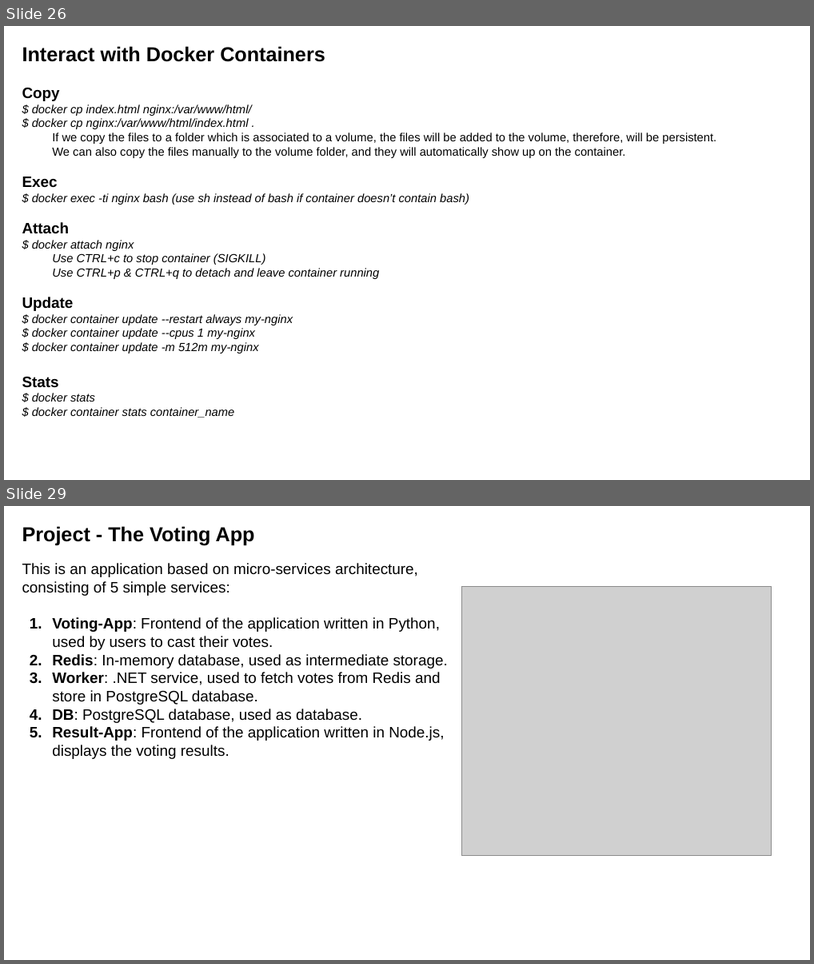
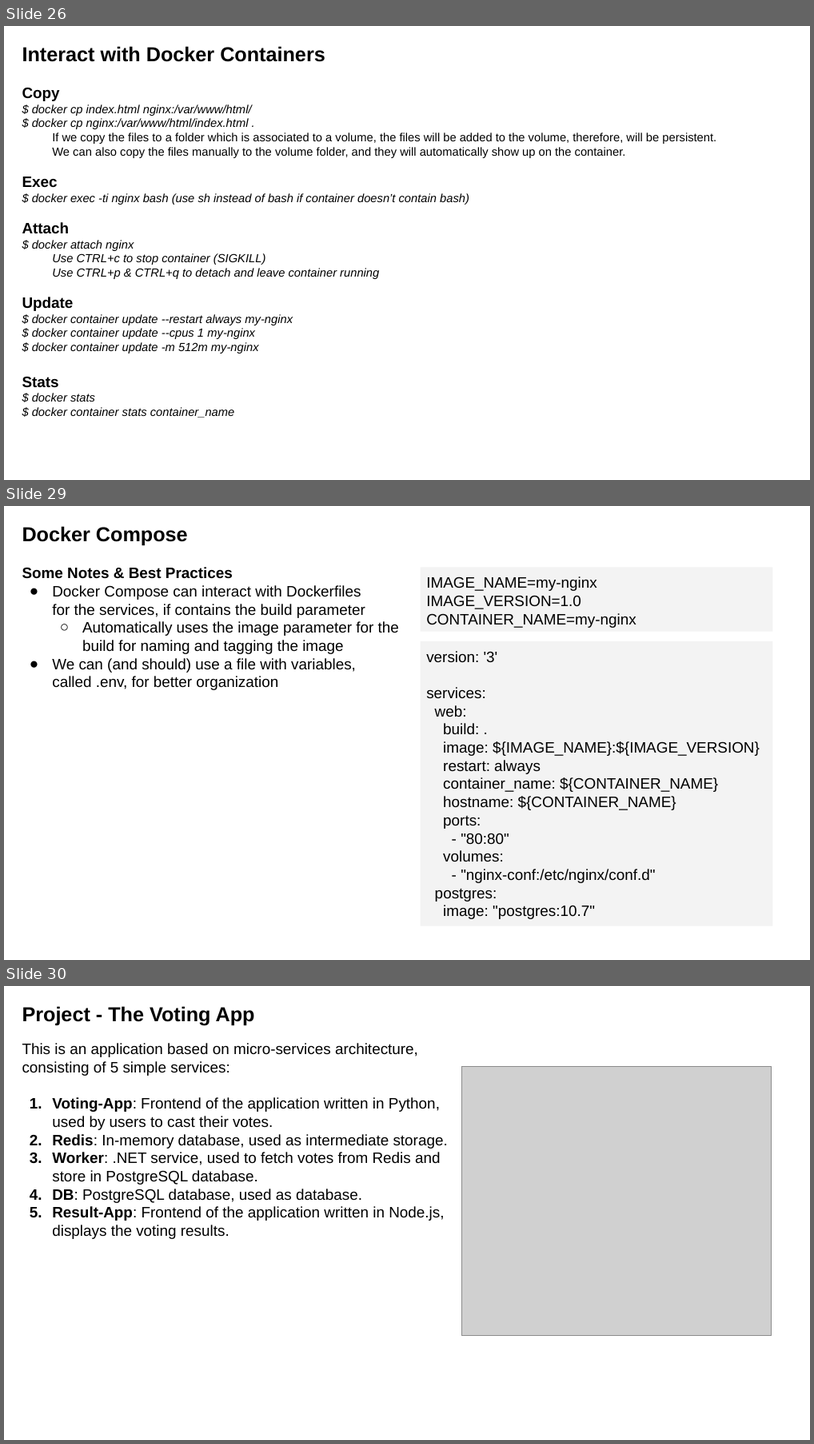
Before and after one commit to luisnabais-courses/course_docker, a slide deck: slides/02_intermediate_course_slides.pptx. Shown one above the other, each under a label of ours: slides 26 and 29 before the commit, slides 26, 29 and 30 after it; the slides between them are not shown. The pictures are 814x964 and 814x1444 pixels, drawn with LibreOffice and Linux fonts; fonts in the diff are those of the drawing; grey boxes stand for pictures; background and template pictures are left out. Boxes give left, top, right and bottom in pixels: in the first picture for what was removed or moved away, otherwise in the second. Text is boxed around its words. In the diff, an @@ line names an element or a change of style, - is before the commit and + after.

```diff
--- a/slides/02_intermediate_course_slides.pptx
+++ b/slides/02_intermediate_course_slides.pptx
@@ slide 29 added at [4,506,810,960], background picture (left out) @@
@@ text added at [22,526,399,690], 18 pt, text #000000 @@
+Docker Compose
+Some Notes & Best Practices
+● Docker Compose can interact with Dockerfiles
+  for the services, if contains the build parameter
+  ○ Automatically uses the image parameter for the
+    build for naming and tagging the image
+● We can (and should) use a file with variables,
+  called .env, for better organization
@@ rectangle added at [421,567,774,632], fill #F3F3F3, 18 pt, text #000000 @@
+IMAGE_NAME=my-nginx
+IMAGE_VERSION=1.0
+CONTAINER_NAME=my-nginx
@@ rectangle added at [421,641,774,926], fill #F3F3F3, 18 pt, text #000000 @@
+version: '3'
+services:
+web:
+build: .
+image: ${IMAGE_NAME}:${IMAGE_VERSION}
+restart: always
+container_name: ${CONTAINER_NAME}
+hostname: ${CONTAINER_NAME}
+ports:
+- "80:80"
+volumes:
+- "nginx-conf:/etc/nginx/conf.d"
+postgres:
+image: "postgres:10.7"
@@ what was slide 29 is now slide 30 @@
```
Also in this commit, not shown: 2 slides changed, 1 other file.
